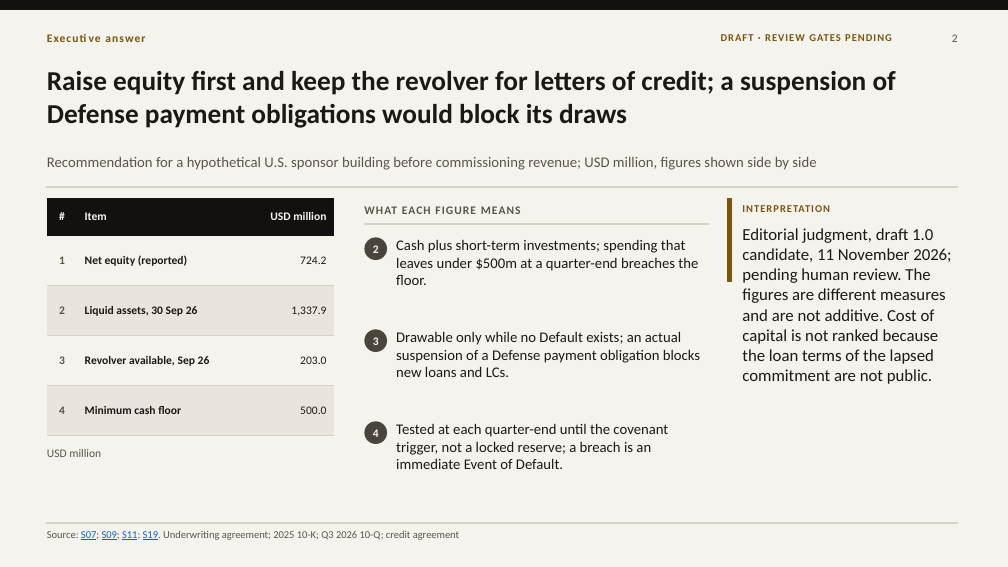
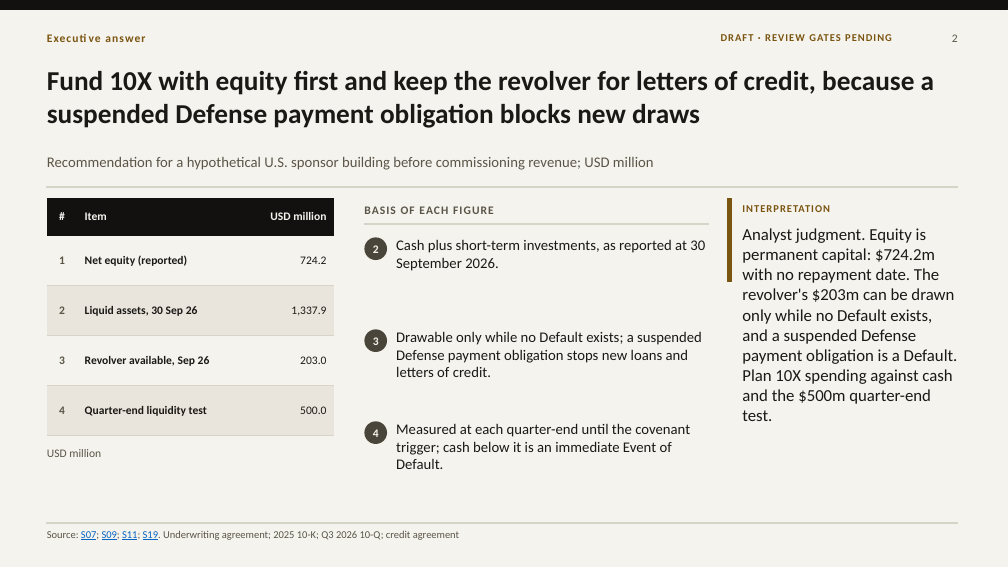
Before and after one commit to VSSpowerlifting/strategic-materials-policy-tracker, a slide deck: slide 2 of research/fi003/outputs/presentation-draft-v100/fi003-mp-materials-10x-financing-draft-1.0.pptx. Drawn at 1008x567 pixels with LibreOffice and Linux fonts; fonts in the diff are those of the drawing. Boxes give left, top, right and bottom in pixels: in the first picture for what was removed or moved away, otherwise in the second. Text is boxed around its words. In the diff, an @@ line names an element or a change of style, - is before the commit and + after.

```diff
--- a/research/fi003/outputs/presentation-draft-v100/fi003-mp-materials-10x-financing-draft-1.0.pptx
+++ b/research/fi003/outputs/presentation-draft-v100/fi003-mp-materials-10x-financing-draft-1.0.pptx
@@ text at (x1=47, y1=71, x2=934, y2=128): text changed @@
-Raise equity first and keep the revolver for letters of credit; a suspension of Defense payment obligations would block its draws
+Fund 10X with equity first and keep the revolver for letters of credit, because a suspended Defense payment obligation blocks new draws
@@ text at (x1=47, y1=157, x2=654, y2=170): text changed @@
-Recommendation for a hypothetical U.S. sponsor building before commissioning revenue; USD million, figures shown side by side
+Recommendation for a hypothetical U.S. sponsor building before commissioning revenue; USD million
@@ table at (x1=47, y1=198, x2=334, y2=420) @@
-row 5, column 2: Minimum cash floor
+row 5, column 2: Quarter-end liquidity test
@@ text at (x1=364, y1=206, x2=494, y2=214): text changed @@
-WHAT EACH FIGURE MEANS
+BASIS OF EACH FIGURE
@@ text at (x1=396, y1=239, x2=705, y2=271): text changed @@
-Cash plus short-term investments; spending that leaves under $500m at a quarter-end breaches the floor.
+Cash plus short-term investments, as reported at 30 September 2026.
@@ text at (x1=742, y1=228, x2=958, y2=421): text changed @@
-Editorial judgment, draft 1.0 candidate, 11 November 2026; pending human review. The figures are different measures and are not additive. Cost of capital is not ranked because the loan terms of the lapsed commitment are not public.
+Analyst judgment. Equity is permanent capital: $724.2m with no repayment date. The revolver's $203m can be drawn only while no Default exists, and a suspended Defense payment obligation is a Default. Plan 10X spending against cash and the $500m quarter-end test.
@@ text at (x1=396, y1=331, x2=702, y2=377): text changed @@
-Drawable only while no Default exists; an actual suspension of a Defense payment obligation blocks new loans and LCs.
+Drawable only while no Default exists; a suspended Defense payment obligation stops new loans and letters of credit.
@@ text at (x1=396, y1=423, x2=690, y2=469): text changed @@
-Tested at each quarter-end until the covenant trigger, not a locked reserve; a breach is an immediate Event of Default.
+Measured at each quarter-end until the covenant trigger; cash below it is an immediate Event of Default.
```
Also in this commit, not shown: 17 other slides changed, 16 other files.
